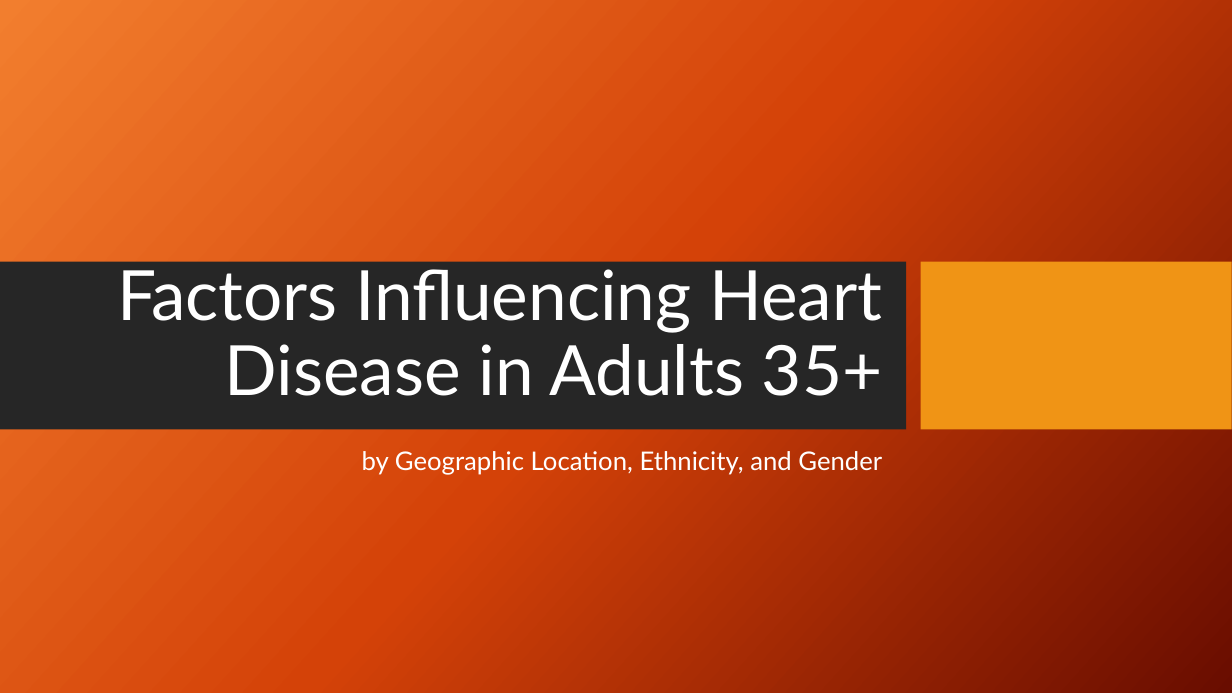
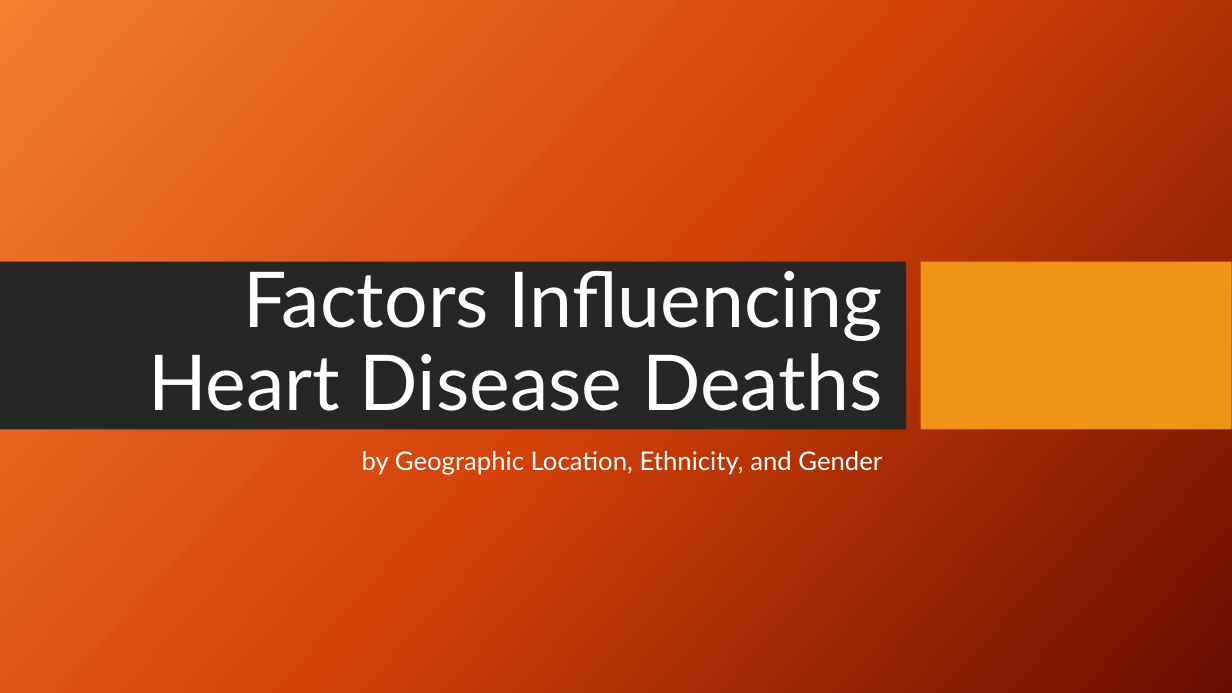
Before and after one commit to Aaron-m-ram/end-to-end-statistical-analysis, a slide deck: slide 1 of Final PP V1.pptx. Drawn at 1232x693 pixels with LibreOffice and Linux fonts; fonts in the diff are those of the drawing; background and template pictures are left out. Boxes give left, top, right and bottom in pixels: in the first picture for what was removed or moved away, otherwise in the second. Text is boxed around its words. In the diff, an @@ line names an element or a change of style, - is before the commit and + after.

Commit message:
updated
working progress

```diff
--- a/Final PP V1.pptx
+++ b/Final PP V1.pptx
@@ title at <box>148,260,883,411</box>: text changed; size 54 to 60 pt @@
-Factors Influencing Heart Disease in Adults 35+
+Factors Influencing Heart Disease Deaths
```
Also in this commit, not shown: 4 other slides changed.
